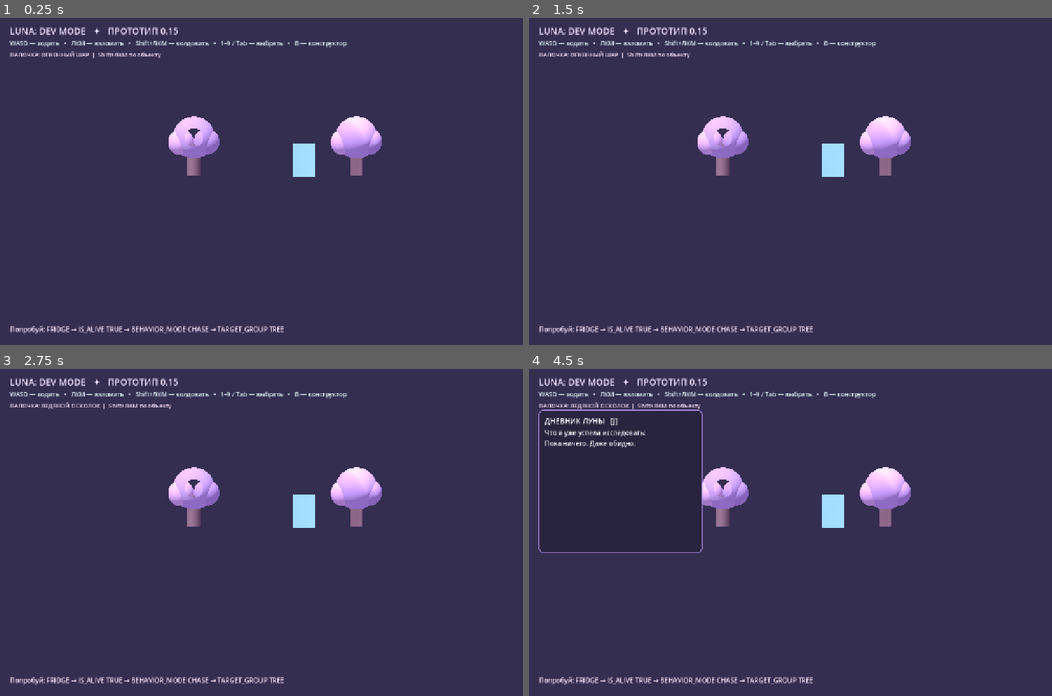
Above: before the commit, frames 1-4 (two rows, left to right).
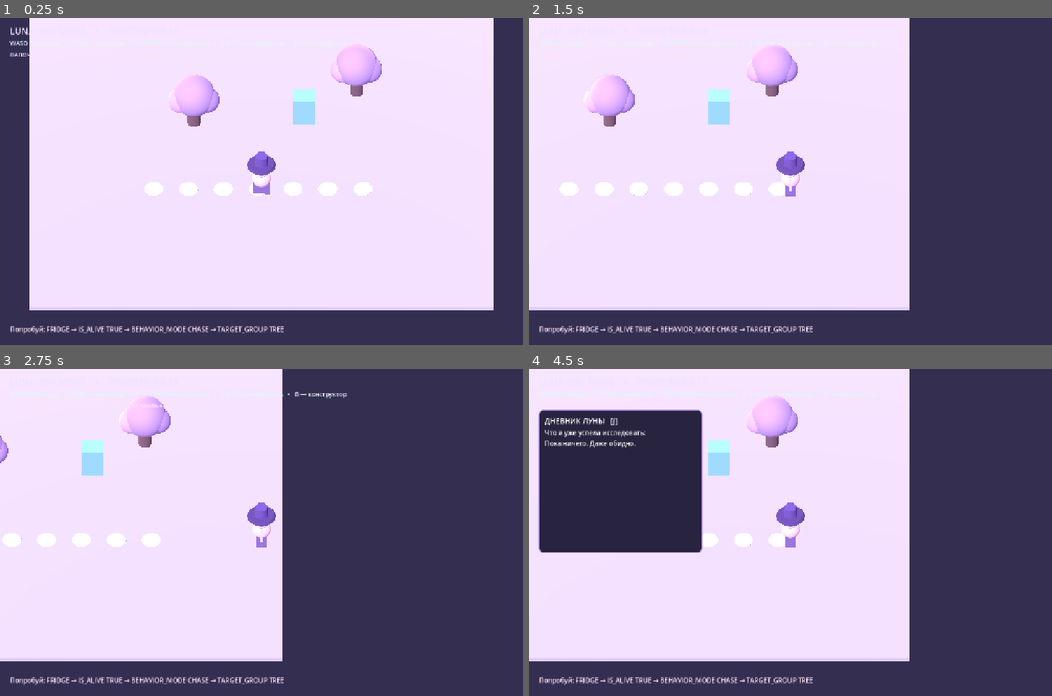
Above: after the commit, the same moments.

Repository: 0ri-space-cat/luna-dev-mode
Game: Godot game, scene res://scenes/main.tscn
Same seed, same stepped clock (60 frames per second), same inputs: the game is played once before the commit and once after it.
Inputs (mouse positions are in pixels of both pictures, inside the frame that each line leads up to):
- Up to frame 1 (0.25 s): no input
- Up to frame 2 (1.5 s): tap Enter at 0.5 s; move the mouse to (905, 165) at 0.52 s; hold D (move_right) 0.53-1.25 s; tap 1 at 0.6 s; click (905, 165) at 0.67 s; drag from (685, 197) to (764, 246) at 1.27 s
- Up to frame 3 (2.75 s): tap Space at 2 s; move the mouse to (313, 460) at 2.02 s; hold D (move_right) from 2.03 s (still down); tap Tab at 2.1 s
- Up to frame 4 (4.5 s): release D (move_right) at 2.75 s; drag from (764, 597) to (633, 483) at 2.77 s; tap Enter at 3.5 s; move the mouse to (947, 581) at 3.52 s; hold A (move_left) 3.53-4.25 s; tap J at 3.6 s; drag from (633, 483) to (712, 450) at 4.27 s

The runs differ from the first frame. In frame 1, 79% of the frame differs, in the area x 5-95%, y 0-90%; in frame 2, 65%; in frame 3, 50%; in frame 4, 51%.
Error before the commit: Parse Error: Cannot infer the type of "traction" variable because the value doesn't have a set type. (res://scripts/player_controller.gd:39)

Commit message:
fix: explicit Godot traction type and update parameter count for MATERIAL

Diff:
--- a/scripts/player_controller.gd
+++ b/scripts/player_controller.gd
@@ -36,7 +36,7 @@
 
 func _physics_process(delta: float) -> void:
 	var direction := Input.get_vector("move_left", "move_right", "move_forward", "move_backward")
-	var traction := surface_service.traction(global_position) if surface_service != null else 1.0
+	var traction: float = float(surface_service.traction(global_position)) if surface_service != null else 1.0
 	velocity.x = move_toward(velocity.x, direction.x * WALK_SPEED, ACCELERATION * traction * delta)
 	velocity.z = move_toward(velocity.z, direction.y * WALK_SPEED, ACCELERATION * traction * delta)
 	velocity.y -= GRAVITY * delta
--- a/tests/test_parameter_system.gd
+++ b/tests/test_parameter_system.gd
@@ -15,7 +15,7 @@
 	var tree = Hackable.new()
 	tree.configure("tree_test", "tree", Vector3.ZERO, registry)
 
-	assert(registry.get_specs_for("fridge").size() == 11)
+	assert(registry.get_specs_for("fridge").size() == 12)
 	assert(fridge.record.category == "fridge")
 	assert(tree.record.category == "tree")
 	assert(fridge.get_parameter("alive") == false)
